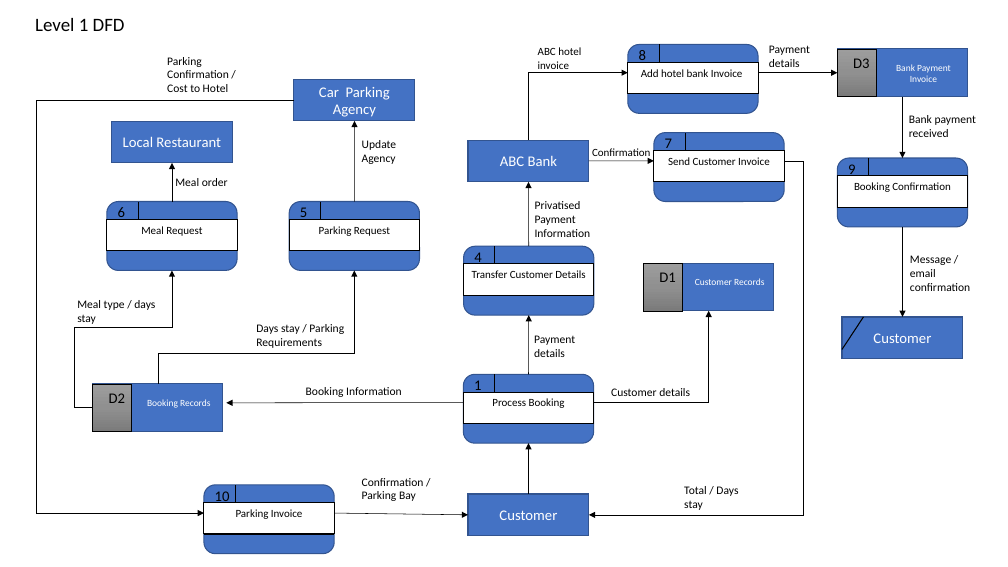
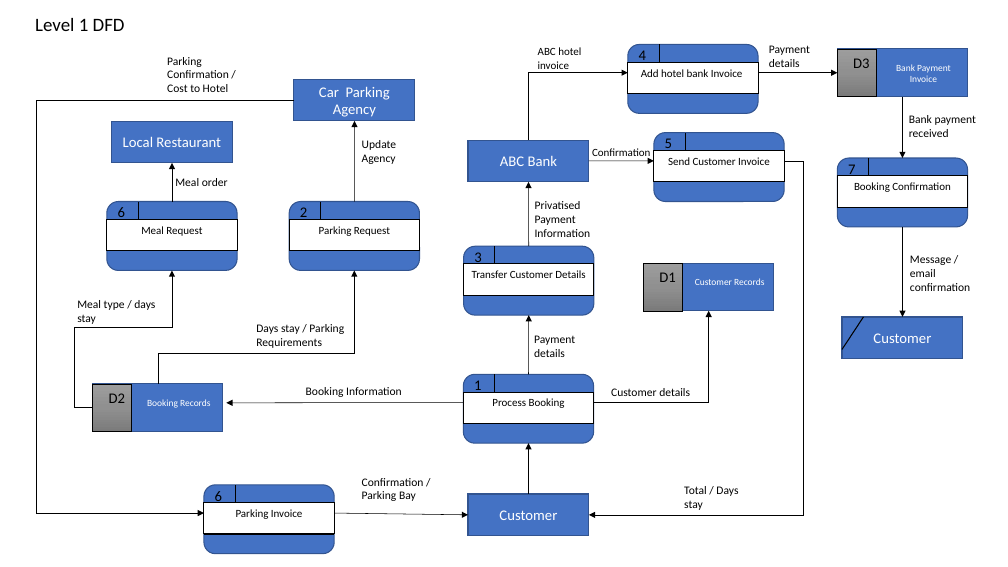
Before and after one commit to sheldyso/Database-implementation-project, a slide deck: slide 2 of Data Pipeline DFD's.pptx. Drawn at 1008x567 pixels with LibreOffice and Linux fonts; fonts in the diff are those of the drawing. Boxes give left, top, right and bottom in pixels: in the first picture for what was removed or moved away, otherwise in the second. Text is boxed around its words. In the diff, an @@ line names an element or a change of style, - is before the commit and + after.

```diff
--- a/Data Pipeline DFD's.pptx
+++ b/Data Pipeline DFD's.pptx
@@ text at [639, 50, 646, 65]: text changed @@
-8
+4
@@ text at [665, 138, 672, 153]: text changed @@
-7
+5
@@ text at [848, 164, 855, 178]: text changed @@
-9
+7
@@ text at [300, 207, 307, 222]: text changed @@
-5
+2
@@ text at [474, 252, 481, 267]: text changed @@
-4
+3
@@ text at [215, 491, 222, 505]: text changed @@
-10
+6
```
Also in this commit, not shown: 2 other files.
